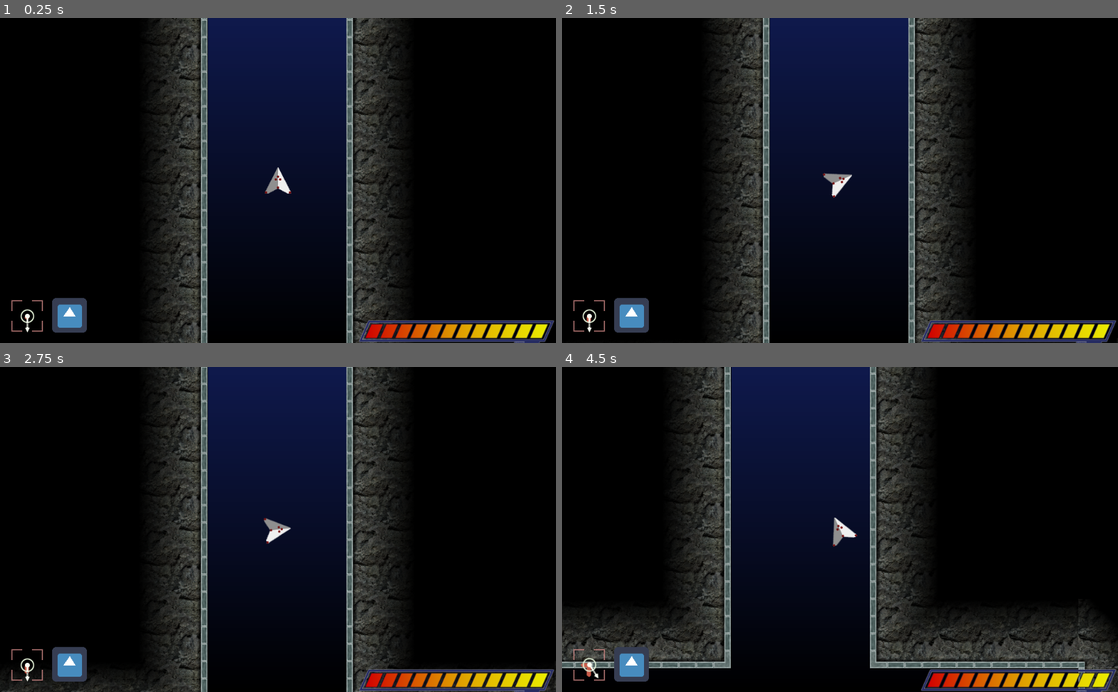
Above: before the commit, frames 1-4 (two rows, left to right).
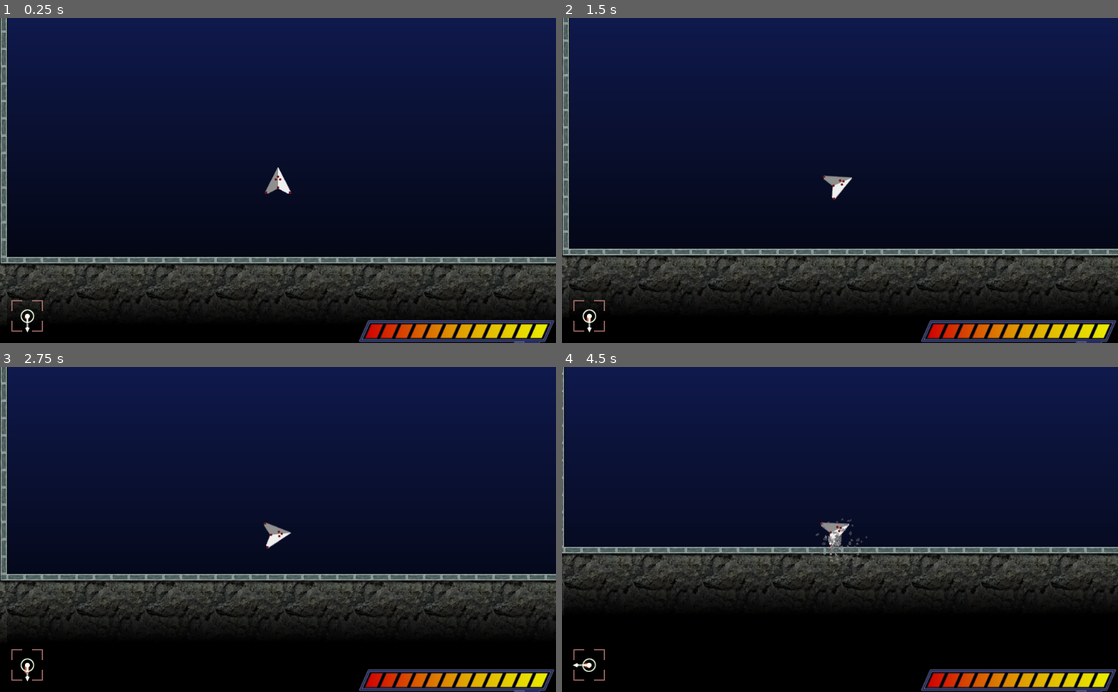
Above: after the commit, the same moments.

Repository: maximinus/scheme7
Game: Godot game, scene res://scenes/World.tscn
Same seed, same stepped clock (60 frames per second), same inputs: the game is played once before the commit and once after it. The engine's default icon, where the game draws it, is replaced by a stand-in: a white triangle on a blue panel in a dark square.
Inputs:
- Up to frame 1 (0.25 s): no input
- Up to frame 2 (1.5 s): hold D (RightTurn) 0.53-1.28 s; hold A (LeftTurn) from 1.28 s (still down)
- Up to frame 3 (2.75 s): release A (LeftTurn) at 2.03 s; hold D (RightTurn) from 2.03 s (still down)
- Up to frame 4 (4.5 s): release D (RightTurn) at 2.78 s; hold W (Thrust) 2.78-3.53 s; hold A (LeftTurn) from 3.53 s (still down)

The runs differ from the first frame. In frame 1, 63% of the frame differs, in the area x 0-100%, y 0-100%; in frame 2, 63%; in frame 3, 62%; in frame 4, 64%.

Commit message:
Added simple landing and turn collision

Diff:
--- a/Scheme7/scenes/Player/Player.gd
+++ b/Scheme7/scenes/Player/Player.gd
@@ -2,59 +2,152 @@
 
 const ROTATION_SPEED = 120.0
 const GRAVITY_VECTOR = Vector2(0, 0.3)
+const TAKEOFF_INJECTION = Vector2(0, -1.0)
 const ROCKET_FORCE = 1.2
 const BOUNCE = 0.5
+const SPIN_BRAKING = 0.1
+const LANDING_MAX_ROTATION = 10.0
+const LANDING_TURN_SPEED = 20.0
+const LANDING_X_SLOWDOWN = 1.5
 
 signal player_collision
+signal player_landed
 
 # sum of forces acting on the ship
 var velocity = Vector2(0, 0)
 var firing_rocket = false
 # turned by hitting something
 var turning = 0
+var landing = false
+var landed = false
+var takeoff = false
 
 func _ready():
 	pass
 
 func _process(delta):
 	# keys pressed?
+	if Input.is_action_pressed('Thrust'):
+		landing = false
+		if landed == true:
+			landed = false
+			takeoff = true
+		flameOn()
+	else:
+		flameOff()
+
+	if landing == true or landed == true:
+		return;
+
 	if Input.is_action_pressed('LeftTurn'):
 		rotation_degrees -= ROTATION_SPEED * delta
 	if Input.is_action_pressed('RightTurn'):
 		rotation_degrees += ROTATION_SPEED * delta
 
+	if turning != 0:
+		rotation_degrees += turning
+		if turning < 0:
+			turning += SPIN_BRAKING
+		else:
+			turning -= SPIN_BRAKING
+		if abs(turning) < SPIN_BRAKING:
+			turning = 0
+
 	if rotation_degrees < 0.0:
 		rotation_degrees += 360.0
 	if rotation_degrees > 360.0:
 		rotation_degrees -= 360.0
 
-	if Input.is_action_pressed('Thrust'):
-		flameOn()
-	else:
-		flameOff()
-
-func _physics_process(_delta):
+func processLanding(delta):
+	# we are trying to land
+	# the rocket is off, and we are ignoring left right presses.
+	# In short, we want to land very quickly
+	# centre the rotation as much as possible
+	if rotation_degrees != 0.0:
+		if rotation_degrees > 0:
+			rotation_degrees -= LANDING_TURN_SPEED * delta
+		else:
+			rotation_degrees += LANDING_TURN_SPEED * delta
+		if abs(rotation_degrees) < 0.1:
+			rotation_degrees = 0.0
+
+	# take the current velocity and reduce the x portion
+	var xspeed = velocity.x
+	if xspeed != 0:
+		xspeed /= LANDING_X_SLOWDOWN
+		if abs(xspeed) < 0.1:
+			xspeed = 0.0
+	velocity.x = xspeed
+	velocity += GRAVITY_VECTOR
+	var collision = move_and_collide(velocity * delta)
+	# did we collide?
+	if collision == null:
+		return
+	# we did, are we actually landed?
+	if velocity.x == 0.0 and rotation_degrees == 0.0:
+		landed = true
+		turning = 0.0
+		print('Landed')
+		emit_signal('player_landed', position)
+
+func _physics_process(delta):
+	if landed == true:
+		return
+
+	if landing == true:
+		processLanding(delta)
+		return
+
 	# apply gravity and move
-	velocity += GRAVITY_VECTOR
+	# don't apply on takeoff
+	if takeoff == false:
+		velocity += GRAVITY_VECTOR
 	if firing_rocket == true:
 		velocity += getForceVector()
+	if takeoff == true:
+		velocity += TAKEOFF_INJECTION
 	updateCameraZoom()
 	move_and_slide(velocity)
 	Globals.last_force = velocity
 	if get_slide_count() > 0:
 		var result = get_slide_collision(0)
-		if result != null:
-			# do turning before calculating forces
-			addTurning(result.normal)
-			var collision_speed = 0
-			if abs(result.normal.x) > 0:
-				collision_speed += abs(velocity.x)
-				velocity.x *= -BOUNCE
-			if abs(result.normal.y) > 0:
-				collision_speed += abs(velocity.y)
-				velocity.y *= -BOUNCE
-			var speed = min(collision_speed, 100)
-			collidePlayer(result.position, speed)
+		# handle landing seperately
+		if checkLanding(result.normal) == true:
+			return
+		# do turning before calculating forces
+		addTurning(result.normal)
+		var collision_speed = 0
+		if abs(result.normal.x) > 0:
+			collision_speed += abs(velocity.x)
+			velocity.x *= -BOUNCE
+		if abs(result.normal.y) > 0:
+			collision_speed += abs(velocity.y)
+			velocity.y *= -BOUNCE
+		var speed = min(collision_speed, 100)
+		collidePlayer(result.position, speed)
+	takeoff = false
+
+func checkLanding(normal):
+	# if contact is slow, and going down, then we may be landing
+	var speed = sqrt(pow(abs(Globals.last_force.y), 2) + pow(abs(Globals.last_force.x), 2))
+	if speed > 30:
+		# not landing
+		return
+	# the current movement needs to be increasing y
+	if velocity.y <= 0:
+		# another direction
+		return
+	# and x cannot be larger
+	if abs(velocity.x) > abs(velocity.y):
+		return
+	# we need to be more or less upright, so get the current rotation and compare
+	var current_rotation = rotation_degrees
+	if current_rotation < -LANDING_MAX_ROTATION or current_rotation > LANDING_MAX_ROTATION:
+		# not landing, too much angle
+		return
+	# finally, we are landing
+	landing = true
+	return true
 
 func addTurning(normal):
 	var angle_rad = atan2(normal.y, normal.x)
@@ -63,6 +156,24 @@
 	angle_rad = ((360 / (2 * PI)) * angle_rad) - 90
 	if angle_rad < 0.0:
 		angle_rad += 360.0
+	var ship_angle = (atan2(Globals.last_force.y, Globals.last_force.x)) + (PI / 2)
+	ship_angle = (360 / (2 * PI)) * ship_angle
+	if ship_angle < 0:
+		ship_angle += 360.0
+	# calculate the difference
+	var difference = ship_angle - angle_rad
+	if difference > 0:
+		difference = max(difference, 10)
+	else:
+		difference = min(difference, -10)
+	# adjust by speed
+	var speed = sqrt(pow(abs(Globals.last_force.y), 2) + pow(abs(Globals.last_force.x), 2))
+	speed = min(speed, 200) / 5
+	turning = (difference / (44 - speed))
+	if turning > 0:
+		turning = min(turning, 10)
+	else:
+		turning = max(turning, -10)
 
 func updateCameraZoom():
 	# zoom the camera based on the ship velocity
@@ -76,6 +187,9 @@
 func collidePlayer(position, speed):
 	# player has hit something
 	# speed ranges from 0 - 50
+	# don't collide on first frame after takeoff
+	if takeoff == true:
+		return
 	$CollisionSound.volume_db = (speed - 50) / 10.0
 	$CollisionSound.play()
 	emit_signal('player_collision', position)
--- a/Scheme7/scenes/World.gd
+++ b/Scheme7/scenes/World.gd
@@ -9,6 +9,3 @@
 	var new_node = explosion.instance()
 	new_node.position = position
 	add_child(new_node)
-
-	# it's not the angle of the player, it's the angle of movement!
-	$CanvasLayer/Test.rotation = (atan2(-Globals.last_force.y, Globals.last_force.x))
--- a/Scheme7/scenes/World.tscn
+++ b/Scheme7/scenes/World.tscn
@@ -6,13 +6,12 @@
 [ext_resource path="res://scenes/PlayerUI/PlayerInterface.tscn" type="PackedScene" id=4]
 [ext_resource path="res://gfx/tiles/fade_tiles.png" type="Texture" id=5]
 [ext_resource path="res://gfx/tiles/shader_tile.png" type="Texture" id=6]
-[ext_resource path="res://icon.png" type="Texture" id=7]
 [ext_resource path="res://scenes/tile_fade_shader.shader" type="Shader" id=8]
 
-[sub_resource type="ShaderMaterial" id=20]
+[sub_resource type="ShaderMaterial" id=1]
 shader = ExtResource( 8 )
 
-[sub_resource type="TileSet" id=19]
+[sub_resource type="TileSet" id=2]
 0/name = "shader_tile.png 0"
 0/texture = ExtResource( 6 )
 0/tex_offset = Vector2( 0, 0 )
@@ -28,12 +27,6 @@
 0/shapes = [  ]
 0/z_index = 0
 
-[sub_resource type="ConvexPolygonShape2D" id=1]
-points = PoolVector2Array( 128, 128, 0, 128, 0, 0, 128, 0 )
-
-[sub_resource type="ConvexPolygonShape2D" id=2]
-points = PoolVector2Array( 128, 128, 0, 128, 0, 0, 128, 0 )
-
 [sub_resource type="ConvexPolygonShape2D" id=3]
 points = PoolVector2Array( 128, 128, 0, 128, 0, 0, 128, 0 )
 
@@ -53,14 +46,14 @@
 points = PoolVector2Array( 128, 128, 0, 128, 0, 0, 128, 0 )
 
 [sub_resource type="ConvexPolygonShape2D" id=9]
+points = PoolVector2Array( 128, 128, 0, 128, 0, 0, 128, 0 )
+
+[sub_resource type="ConvexPolygonShape2D" id=10]
+points = PoolVector2Array( 128, 128, 0, 128, 0, 0, 128, 0 )
+
+[sub_resource type="ConvexPolygonShape2D" id=11]
 points = PoolVector2Array( 32, 32, 0, 32, 0, 0, 32, 0 )
 
-[sub_resource type="ConvexPolygonShape2D" id=10]
-points = PoolVector2Array( 128, 128, 0, 128, 0, 0, 128, 0 )
-
-[sub_resource type="ConvexPolygonShape2D" id=11]
-points = PoolVector2Array( 128, 128, 0, 128, 0, 0, 128, 0 )
-
 [sub_resource type="ConvexPolygonShape2D" id=12]
 points = PoolVector2Array( 128, 128, 0, 128, 0, 0, 128, 0 )
 
@@ -79,7 +72,13 @@
 [sub_resource type="ConvexPolygonShape2D" id=17]
 points = PoolVector2Array( 128, 128, 0, 128, 0, 0, 128, 0 )
 
-[sub_resource type="TileSet" id=18]
+[sub_resource type="ConvexPolygonShape2D" id=18]
+points = PoolVector2Array( 128, 128, 0, 128, 0, 0, 128, 0 )
+
+[sub_resource type="ConvexPolygonShape2D" id=19]
+points = PoolVector2Array( 128, 128, 0, 128, 0, 0, 128, 0 )
+
+[sub_resource type="TileSet" id=20]
 0/name = "fade_tiles.png 0"
 0/texture = ExtResource( 5 )
 0/tex_offset = Vector2( 0, 0 )
@@ -442,17 +441,13 @@
 script = ExtResource( 3 )
 
 [node name="ShaderTiles" type="TileMap" parent="."]
-material = SubResource( 20 )
-tile_set = SubResource( 19 )
+material = SubResource( 1 )
+tile_set = SubResource( 2 )
 cell_size = Vector2( 128, 128 )
 format = 1
 tile_data = PoolIntArray( -655357, 0, 0, -655356, 0, 0, -589821, 0, 0, -589820, 0, 0, -524285, 0, 0, -524284, 0, 0, -45 …(663 unchanged characters)…
 
 [node name="CanvasLayer" type="CanvasLayer" parent="."]
-
-[node name="Test" type="Sprite" parent="CanvasLayer"]
-position = Vector2( 128.459, 548.925 )
-texture = ExtResource( 7 )
 
 [node name="PlayerInterface" parent="CanvasLayer" instance=ExtResource( 4 )]
 anchor_left = -0.00328475
@@ -467,13 +462,14 @@
 
 [node name="FadeTiles" type="TileMap" parent="."]
 position = Vector2( -1, -1 )
-tile_set = SubResource( 18 )
+tile_set = SubResource( 20 )
 cell_size = Vector2( 128, 128 )
 format = 1
 tile_data = PoolIntArray( -655358, 1, 0, -655355, 3, 0, -589822, 1, 0, -589819, 3, 0, -524286, 1, 0, -524283, 3, 0, -45 …(537 unchanged characters)…
 
 [node name="Player" parent="." instance=ExtResource( 2 )]
-position = Vector2( 513.246, -312.117 )
+position = Vector2( 498.414, 497.313 )
 
 [node name="Camera2D" type="Camera2D" parent="Player"]
 current = true
+smoothing_enabled = true
Not shown: 18 places in Scheme7/scenes/World.tscn that only renumber resources
